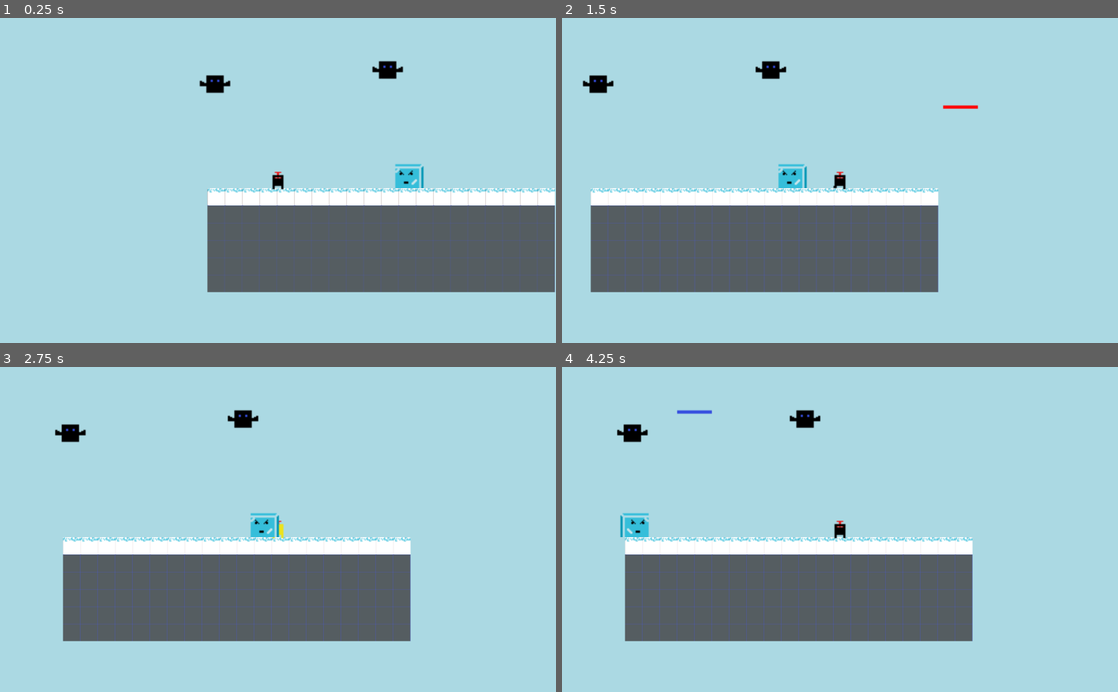
Above: before the commit, frames 1-4 (two rows, left to right).
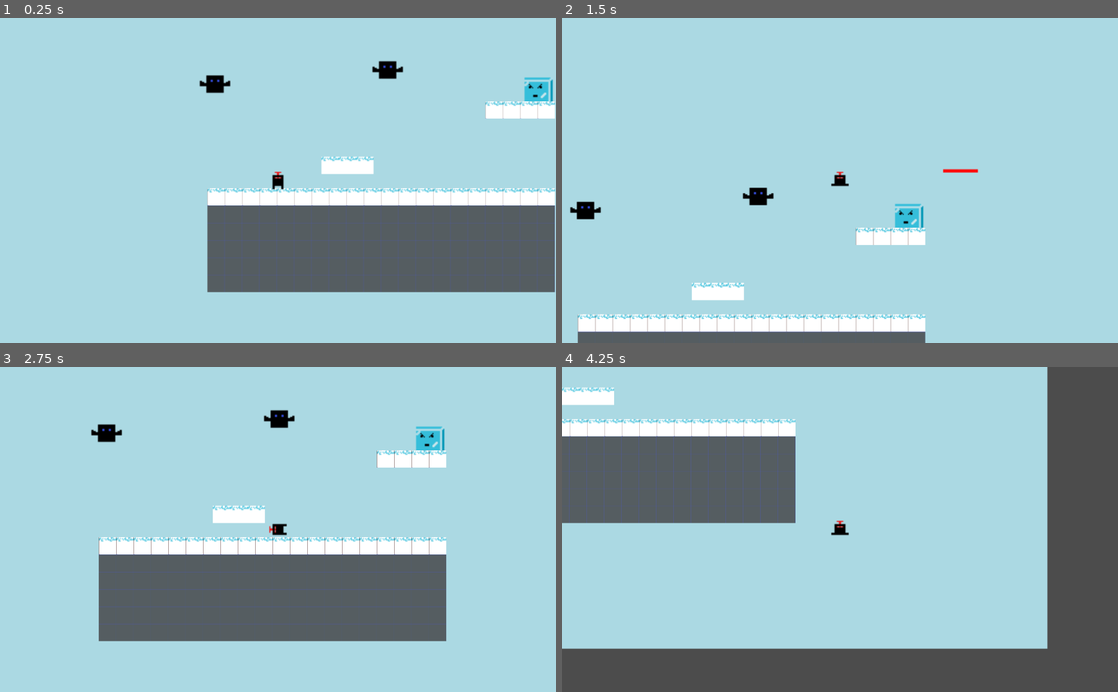
Above: after the commit, the same moments.

Repository: tompasini/Born4Lazers
Game: Godot game, scene res://Worlds/Blue World/BlueLevel1.tscn
Two runs of this game, one before a commit and one after it. Both use one fixed random seed, a clock stepped at 60 frames per second and the inputs below. This scene is started directly instead of the project's main scene.
Inputs (mouse positions are in pixels of both pictures, inside the frame that each line leads up to):
- Up to frame 1 (0.25 s): no input
- Up to frame 2 (1.5 s): move the mouse to (962, 164) at 0.52 s; hold Shift (run) 0.53-1.28 s; hold D (right) from 0.53 s (still down); tap Space (jump) at 0.77, 1.07 s; move the mouse to (728, 196) at 1.27 s; click (728, 196) at 1.35 s
- Up to frame 3 (2.75 s): tap Space (jump) at 1.52, 1.82 s; move the mouse to (333, 458) at 2.02 s; release D (right) at 2.03 s; hold A (left) from 2.03 s (still down); hold Shift (run) from 2.03 s (still down)
- Up to frame 4 (4.25 s): move the mouse to (812, 594) at 2.77 s; release A (left) at 2.78 s; release Shift (run) at 2.78 s; hold D (right) from 2.78 s (still down); click (812, 594) at 2.85 s; tap Space (jump) at 3.02, 3.32, 3.77, 4.07 s; move the mouse to (1006, 578) at 3.52 s; hold Shift (run) from 3.53 s (still down)

The runs differ from the first frame. In frame 1, 1.8% of the frame differs, in the area x 57-100%, y 18-53%; in frame 2, 26%; in frame 3, 7.9%; in frame 4, 59%, in the area x 0-100%, y 0-100%.

Commit message:
crumbling platform and fall zone for blue world

Diff:
--- /dev/null
+++ b/Interactables/Platforms/CrumblingPlatform.tscn
@@ -0,0 +1,50 @@
+[gd_scene load_steps=6 format=2]
+
+[ext_resource path="res://Assets/Interactables/Platforms/Crumbling/Crumbling 1.png" type="Texture" id=1]
+[ext_resource path="res://Assets/Interactables/Platforms/Crumbling/Crumbling 2.png" type="Texture" id=2]
+[ext_resource path="res://Scripts/CrumblingPlatform.gd" type="Script" id=3]
+
+[sub_resource type="RectangleShape2D" id=2]
+extents = Vector2( 24, 8.5 )
+
+[sub_resource type="SpriteFrames" id=1]
+animations = [ {
+"frames": [ ExtResource( 2 ) ],
+"loop": true,
+"name": "crumbling",
+"speed": 5.0
+}, {
+"frames": [ ExtResource( 1 ) ],
+"loop": true,
+"name": "default",
+"speed": 5.0
+} ]
+
+[node name="CrumblingPlatform" type="StaticBody2D"]
+collision_layer = 0
+script = ExtResource( 3 )
+
+[node name="CollisionShape2D" type="CollisionShape2D" parent="."]
+shape = SubResource( 2 )
+
+[node name="AnimatedSprite" type="AnimatedSprite" parent="."]
+frames = SubResource( 1 )
+
+[node name="Body" type="Area2D" parent="."]
+collision_layer = 2
+
+[node name="CollisionShape2D" type="CollisionShape2D" parent="Body"]
+position = Vector2( 0, -0.5 )
+shape = SubResource( 2 )
+
+[node name="CrumbleTimer2" type="Timer" parent="."]
+one_shot = true
+
+[node name="CrumbleTimer1" type="Timer" parent="."]
+wait_time = 0.25
+one_shot = true
+
+[connection signal="body_entered" from="Body" to="." method="_on_Body_body_entered"]
+[connection signal="body_shape_entered" from="Body" to="." method="_on_Body_body_shape_entered"]
+[connection signal="timeout" from="CrumbleTimer2" to="." method="_on_CrumbleTimer2_timeout"]
+[connection signal="timeout" from="CrumbleTimer1" to="." method="_on_CrumbleTimer1_timeout"]
--- /dev/null
+++ b/Scripts/CrumblingPlatform.gd
@@ -0,0 +1,35 @@
+extends StaticBody2D
+
+
+# Declare member variables here. Examples:
+# var a = 2
+# var b = "text"
+
+
+# Called when the node enters the scene tree for the first time.
+func _ready():
+	pass # Replace with function body.
+
+
+# Called every frame. 'delta' is the elapsed time since the previous frame.
+#func _process(delta):
+#	pass
+
+
+#func _on_Body_body_entered(body):
+#	if(body.name == "LZer"):
+#		print('colliding')
+
+
+func _on_Body_body_shape_entered(body_rid, body, body_shape_index, local_shape_index):
+	if(body.name == "LZer"):
+		$CrumbleTimer1.start()
+
+
+func _on_CrumbleTimer1_timeout():
+	$AnimatedSprite.play("crumbling")
+	$CrumbleTimer2.start()
+
+
+func _on_CrumbleTimer2_timeout():
+	queue_free()
--- a/Scripts/IceCube.gd
+++ b/Scripts/IceCube.gd
@@ -11,7 +11,6 @@
 
 func _physics_process(delta):
 	if(is_on_wall() || (!$FloorChecker.is_colliding())):
-		print('we hit this')
 		direction *= -1
 		$AnimatedSprite.flip_h = !$AnimatedSprite.flip_h
 		$FloorChecker.position.x = $CollisionShape2D.shape.extents.x * direction
--- a/Scripts/LZer.gd
+++ b/Scripts/LZer.gd
@@ -87,7 +87,8 @@
 	return (Input.is_action_just_pressed("jump") && ((Input.is_action_pressed("right") && $LeftSide.is_colliding()) || (Input.is_action_pressed("left") && $RightSide.is_colliding())))
 
 func _on_FallZone_body_entered(body):
-	get_tree().reload_current_scene()
+	if(body.name == "LZer"):
+		get_tree().reload_current_scene()
 
 func bounce():
 	velocity.y = JUMPFORCE * 0.5
--- a/Worlds/Blue World/BlueLevel1.tscn
+++ b/Worlds/Blue World/BlueLevel1.tscn
@@ -6,6 +6,10 @@
 [ext_resource path="res://Assets/Backgrounds/Blue World/Backgrond Glacial Sky.png" type="Texture" id=4]
 [ext_resource path="res://Enemies/BlueBat.tscn" type="PackedScene" id=5]
 [ext_resource path="res://Enemies/IceCube.tscn" type="PackedScene" id=6]
+[ext_resource path="res://Interactables/Platforms/CrumblingPlatform.tscn" type="PackedScene" id=7]
+
+[sub_resource type="RectangleShape2D" id=1]
+extents = Vector2( 1847, 67.5 )
 
 [node name="BlueLevel" type="Node2D"]
 script = ExtResource( 1 )
@@ -21,7 +25,7 @@
 collision_layer = 2
 collision_mask = 17
 format = 1
-tile_data = PoolIntArray( 786432, 16, 0, 786433, 16, 0, 786434, 16 …(1800 unchanged characters)…
+tile_data = PoolIntArray( 458768, 16, 0, 458769, 16, 0, 458770, 16, 0, 458771, 16, 0, 786432, 16, 0, 786433, 16, 0, 786434, 16 …(1800 unchanged characters)…
 
 [node name="LZer" parent="." instance=ExtResource( 3 )]
 position = Vector2( 65, 184 )
@@ -43,5 +47,21 @@
 position = Vector2( 7, 96 )
 
 [node name="IceCube" parent="." instance=ExtResource( 6 )]
-position = Vector2( 185, 176 )
+position = Vector2( 304, 96 )
 direction = -1
+
+[node name="CrumblingPlatform" parent="." instance=ExtResource( 7 )]
+position = Vector2( 129, 171 )
+
+[node name="FallZone" type="Area2D" parent="."]
+position = Vector2( 548, 353 )
+collision_layer = 4
+__meta__ = {
+"_edit_group_": true
+}
+
+[node name="CollisionShape2D" type="CollisionShape2D" parent="FallZone"]
+position = Vector2( 347, 86.5 )
+shape = SubResource( 1 )
+
+[connection signal="body_entered" from="FallZone" to="LZer" method="_on_FallZone_body_entered"]
Binary file added: Assets/Interactables/Platforms/Crumbling/Crumbling 1.png
Not shown, added: Assets/Interactables/Platforms/Crumbling/Crumbling 1.png.import
Binary file added: Assets/Interactables/Platforms/Crumbling/Crumbling 2.png
Not shown, added: Assets/Interactables/Platforms/Crumbling/Crumbling 2.png.import
Not shown: 1 places in Worlds/Blue World/BlueLevel1.tscn that only renumber resources
